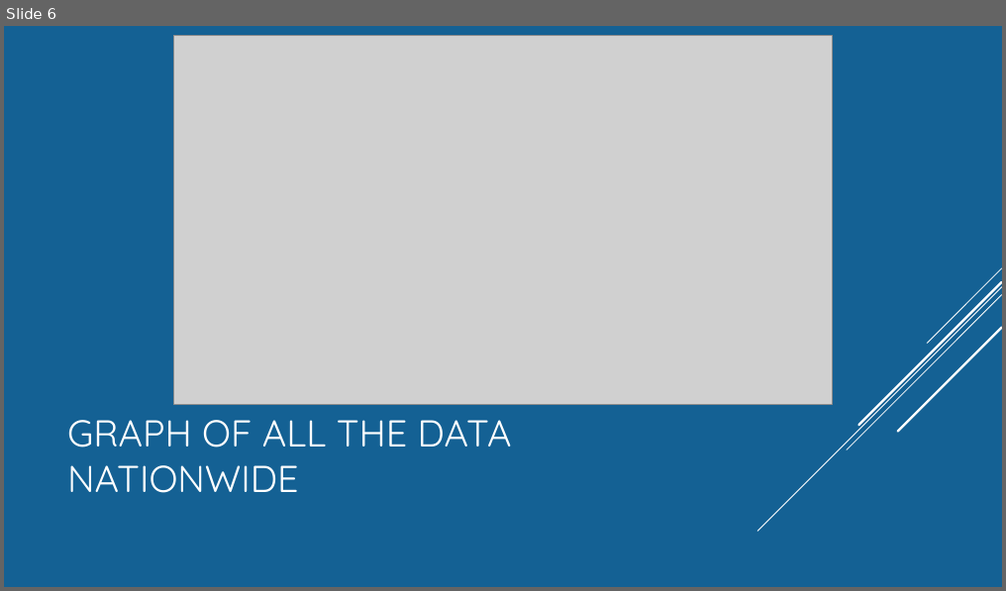
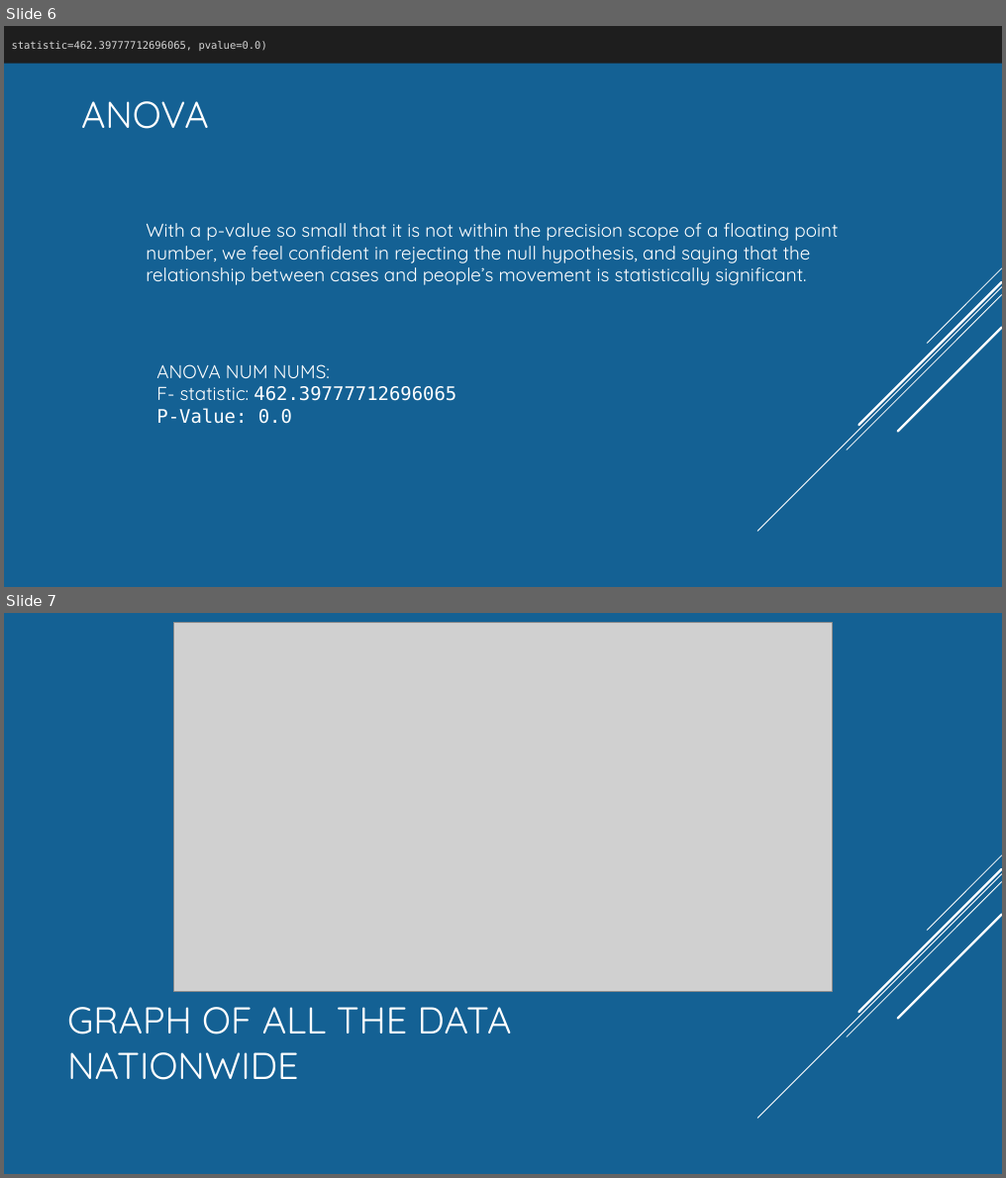
Before and after one commit to Munseaux/Pandemic-Movement, a slide deck: presentation.pptx. Shown one above the other, each under a label of ours: slide 6 before the commit, slides 6 and 7 after it. The pictures are 1006x591 and 1006x1178 pixels, drawn with LibreOffice and Linux fonts; fonts in the diff are those of the drawing; grey boxes stand for pictures. Boxes give left, top, right and bottom in pixels: in the first picture for what was removed or moved away, otherwise in the second. Text is boxed around its words. In the diff, an @@ line names an element or a change of style, - is before the commit and + after.

Commit message:
Add files via upload
ANOVA added

```diff
--- a/presentation.pptx
+++ b/presentation.pptx
@@ slide 6 added at [4,26,1002,587], background #146194; not listed: 5 template elements that a slide beside it also shows @@
@@ rectangle added at [4,26,1002,64], fill #1E1E1E, 10 pt, text #D4D4D4 @@
+statistic=462.39777712696065, pvalue=0.0)
@@ title added at [81,101,209,129], 36 pt, text #FFFFFF @@
+ANOVA
@@ text added at [146,223,838,285], 18 pt, text #FFFFFF @@
+With a p-value so small that it is not within the precision scope of a floating point number, we feel confident in rejecting the null hypothesis, and saying that the relationship between cases and people’s movement is statistically significant.
@@ text added at [156,365,456,424], 18 pt, text #FFFFFF @@
+ANOVA NUM NUMS:
+F- statistic: 462.39777712696065
+P-Value: 0.0
@@ what was slide 6 is now slide 7 @@
```
Also in this commit, not shown: 2 slides changed, 1 other slide added, 1 slide removed.
